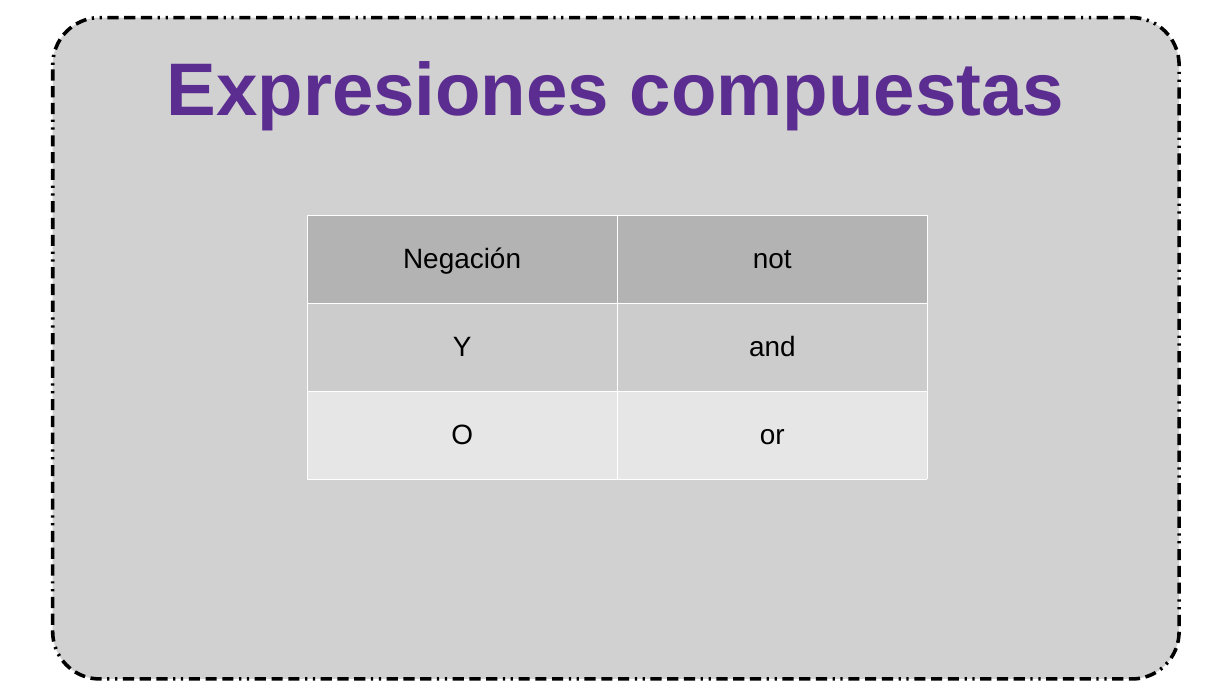
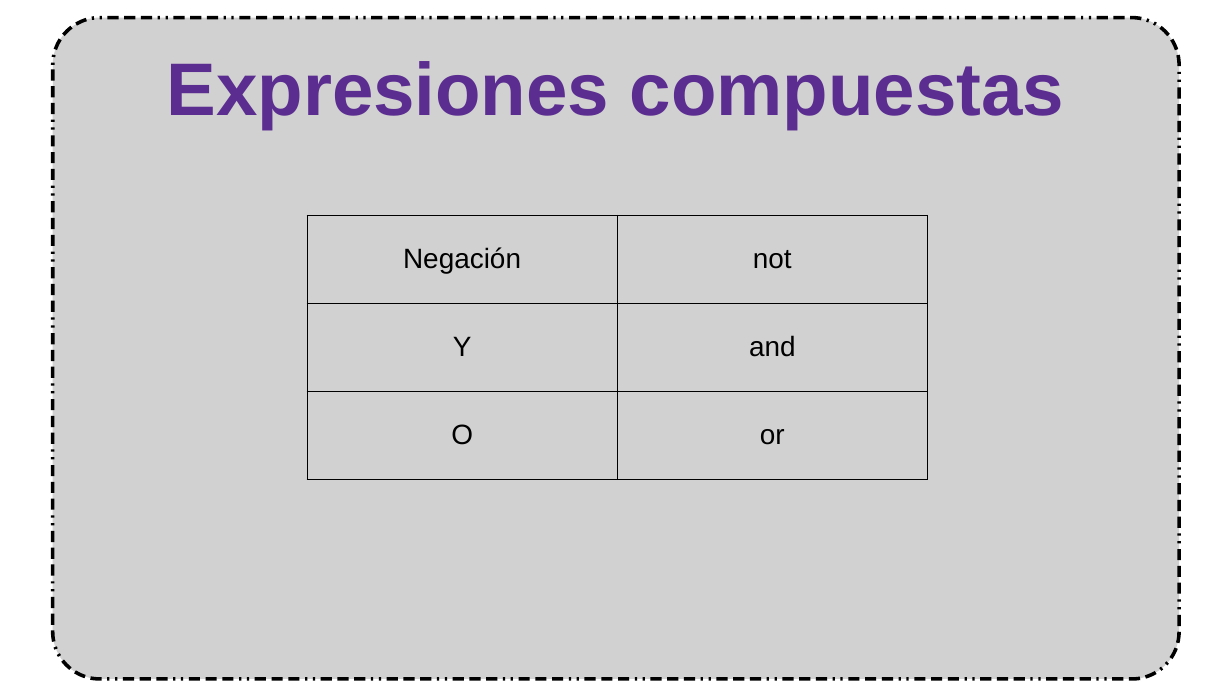
Before and after one commit to mruiz54/Ejercicios-Curso-de-Iniciaci-n-a-la-Programaci-n-en-Python, a slide deck: slide 14 of Presentación/Presentación Iniciación a Python.odp (slide 12 before the commit). Drawn at 1232x693 pixels with LibreOffice and Linux fonts; fonts in the diff are those of the drawing; background and template pictures are left out. Boxes give left, top, right and bottom in pixels: in the first picture for what was removed or moved away, otherwise in the second. Text is boxed around its words. In the diff, an @@ line names an element or a change of style, - is before the commit and + after.

```diff
--- a/Presentación/Presentación Iniciación a Python.odp
+++ b/Presentación/Presentación Iniciación a Python.odp
@@ table at (x1=307, y1=216, x2=929, y2=480) @@
@@ fill #B3B3B3 to none in row 1 @@
@@ fill #CCCCCC to none in row 2 @@
@@ fill #E6E6E6 to none in row 3 @@
@@ borders changed @@
```
Also in this commit, not shown: 3 other slides changed, 2 slides added, 1 other file.
